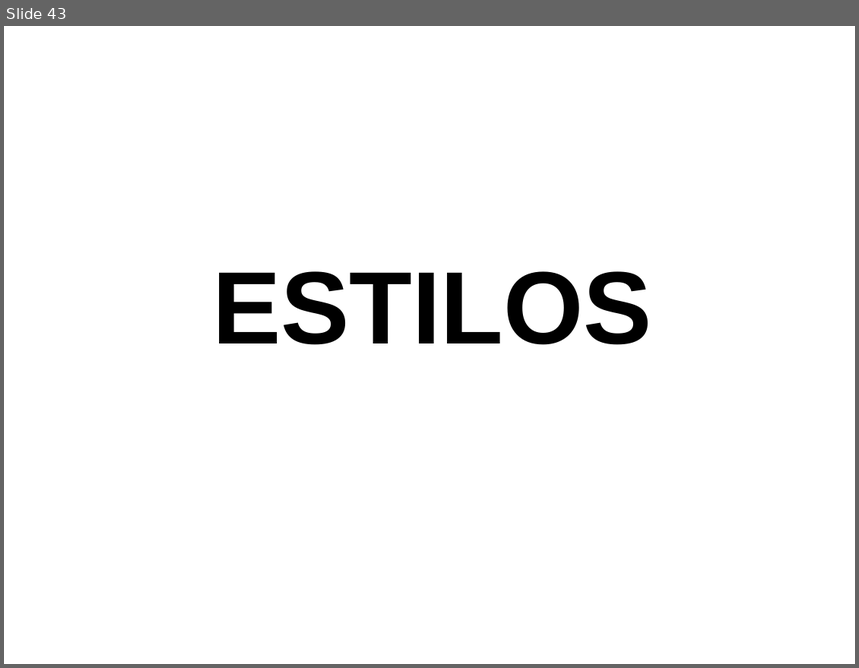
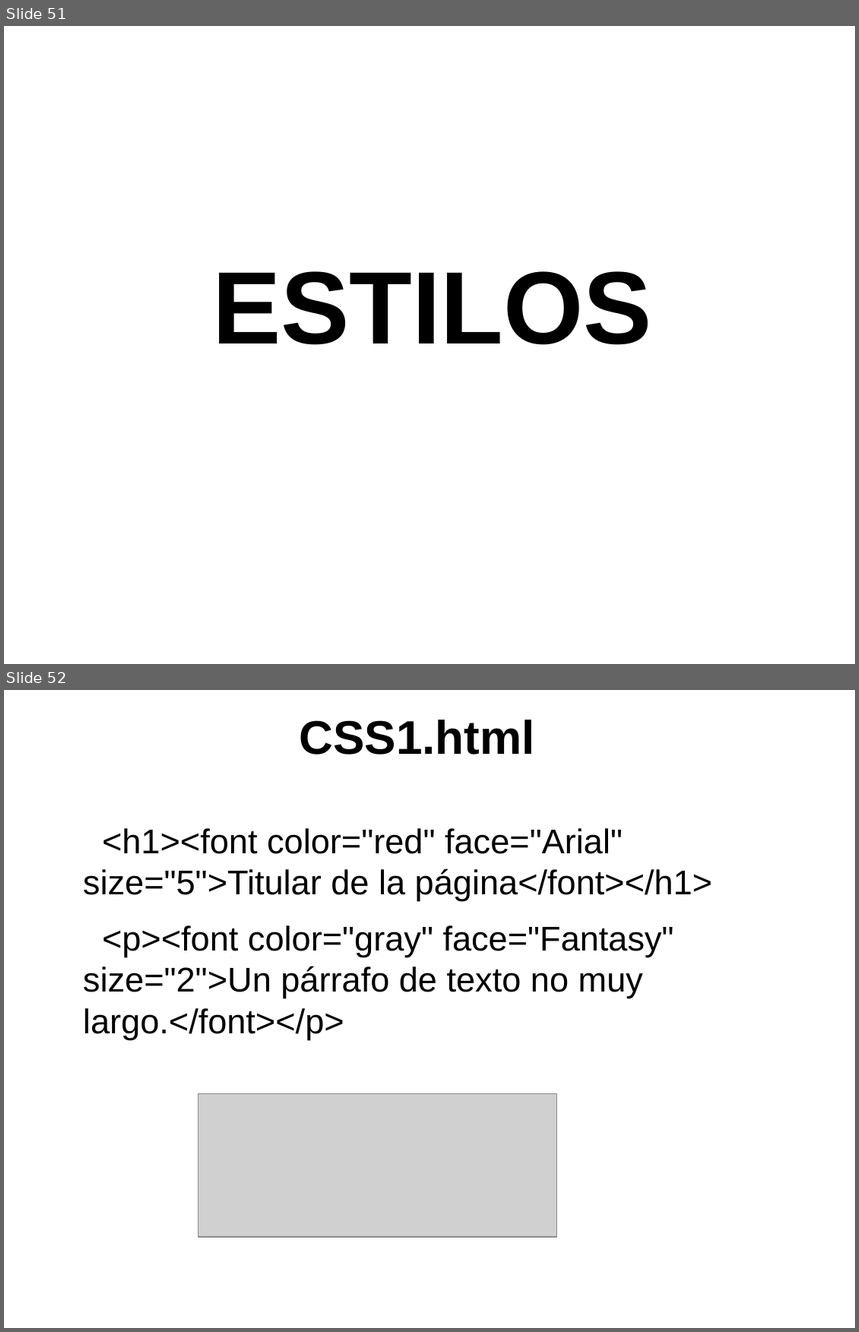
Before and after one commit to toblerone554/CampusInfantil2016, a slide deck: Veteranos/html/PresentaciónHTML.odp. Shown one above the other, each under a label of ours: slide 43 before the commit, slides 51 and 52 after it. The pictures are 859x668 and 859x1332 pixels, drawn with LibreOffice and Linux fonts; fonts in the diff are those of the drawing; grey boxes stand for pictures. Boxes give left, top, right and bottom in pixels: in the first picture for what was removed or moved away, otherwise in the second. Text is boxed around its words. In the diff, an @@ line names an element or a change of style, - is before the commit and + after.

```diff
--- a/Veteranos/html/PresentaciónHTML.odp
+++ b/Veteranos/html/PresentaciónHTML.odp
@@ slide 52 added at (x1=4, y1=690, x2=855, y2=1328), background #FFFFFF @@
@@ title added at (x1=300, y1=720, x2=535, y2=755), 44 pt, text #000000, bold @@
+CSS1.html
@@ text added at (x1=83, y1=828, x2=713, y2=1040), 32 pt, text #000000 @@
+<h1><font color="red" face="Arial" size="5">Titular de la página</font></h1>
+<p><font color="gray" face="Fantasy" size="2">Un párrafo de texto no muy largo.</font></p>
@@ picture added at (x1=199, y1=1094, x2=558, y2=1237) @@
@@ what was slide 43 is now slide 51 @@
```
Also in this commit, not shown: 15 other slides added, 2 slides removed, 13 other files.
